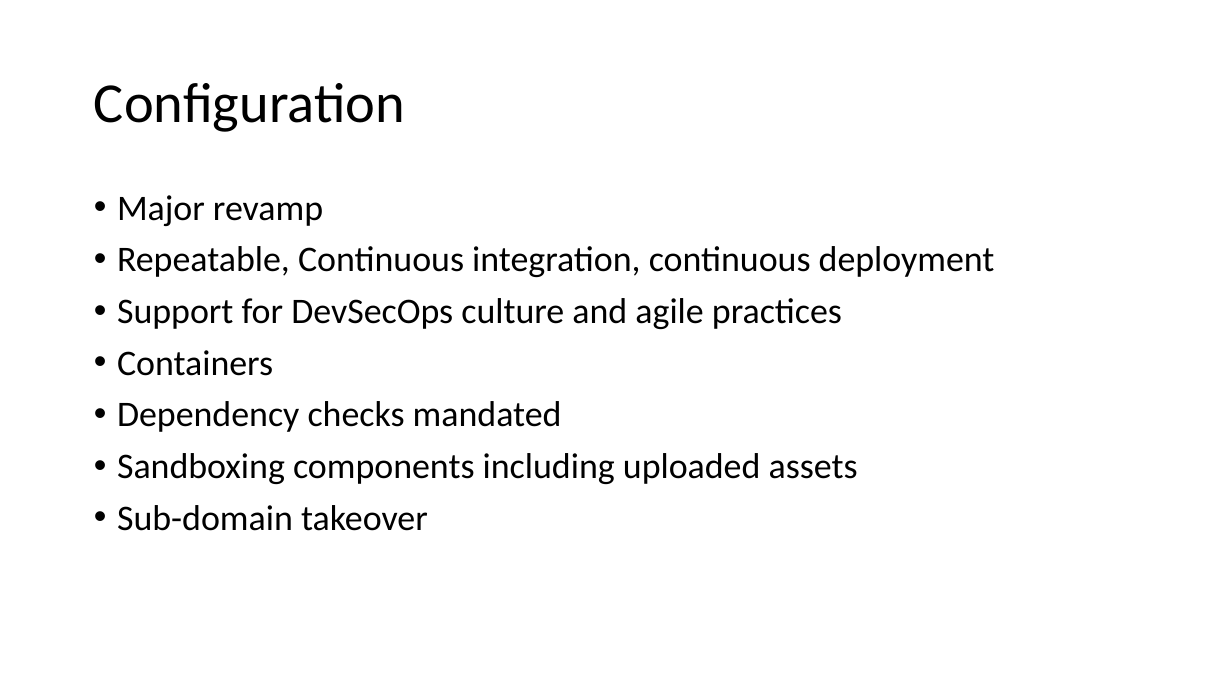
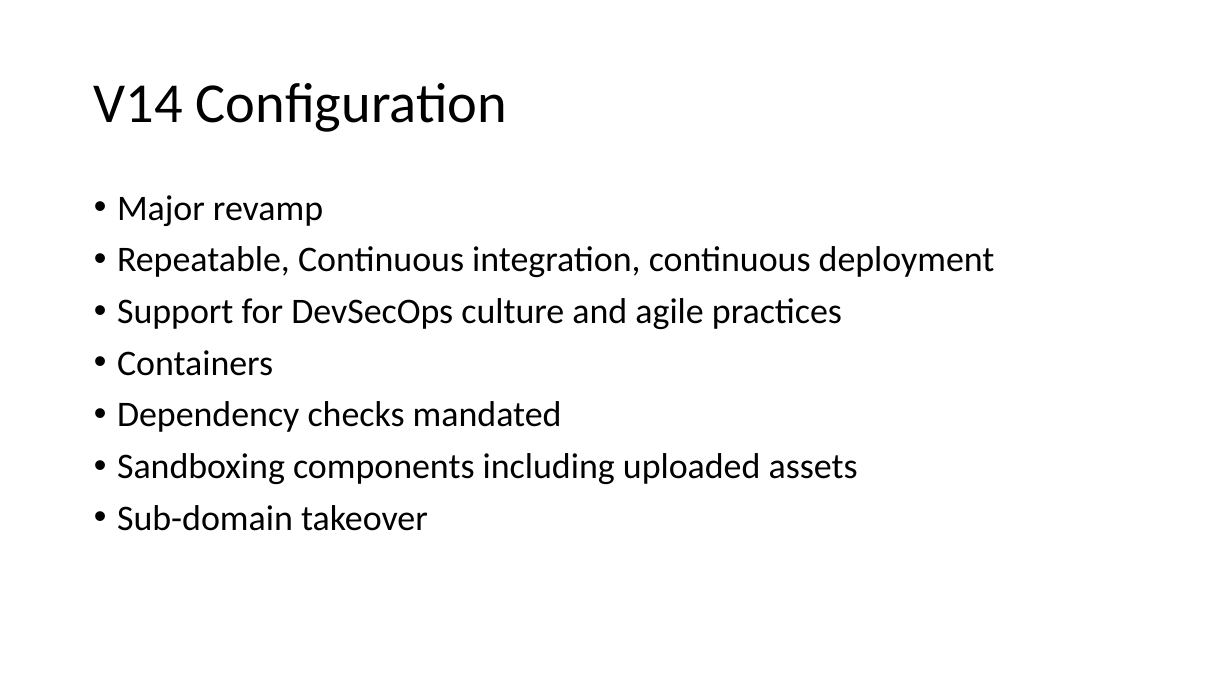
Before and after one commit to OWASP/ASVS, a slide deck: slide 28 of 4.0/presentations/NullCon 2019 ASVS 4.0 Release.pptx (slide 23 before the commit). Drawn at 1232x693 pixels with LibreOffice and Linux fonts; fonts in the diff are those of the drawing; background and template pictures are left out. Boxes give left, top, right and bottom in pixels: in the first picture for what was removed or moved away, otherwise in the second. Text is boxed around its words. In the diff, an @@ line names an element or a change of style, - is before the commit and + after.

```diff
--- a/4.0/presentations/NullCon 2019 ASVS 4.0 Release.pptx
+++ b/4.0/presentations/NullCon 2019 ASVS 4.0 Release.pptx
@@ title at [94, 83, 507, 132]: text changed @@
-Configuration
+V14 Configuration
```
Also in this commit, not shown: 9 other slides changed, 5 slides added.
